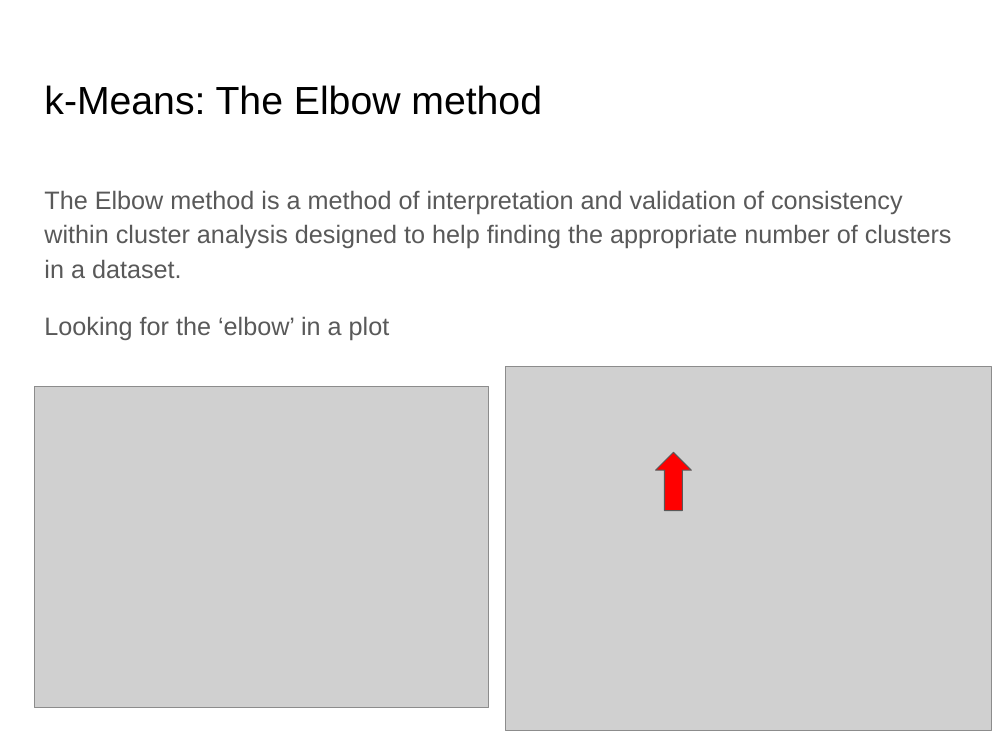
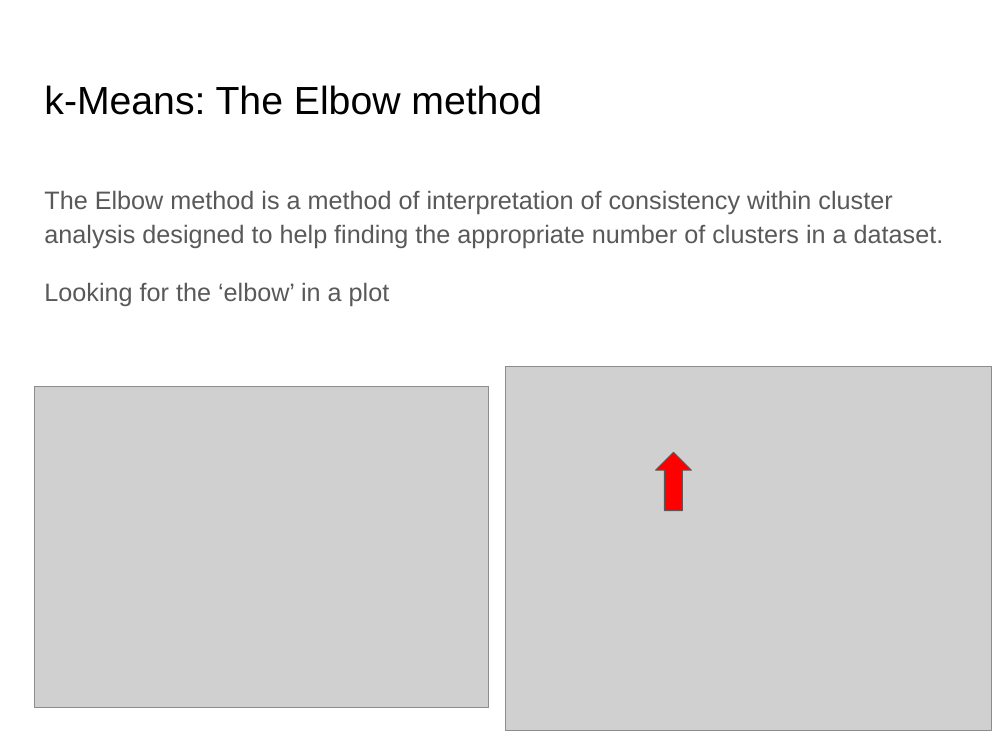
Before and after one commit to lutzhamel/CSC310, a slide deck: slide 10 of notes/17-unsupervised-learning.pptx (slide 11 before the commit). Drawn at 1008x756 pixels with LibreOffice and Linux fonts; fonts in the diff are those of the drawing; grey boxes stand for pictures. Boxes give left, top, right and bottom in pixels: in the first picture for what was removed or moved away, otherwise in the second. Text is boxed around its words. In the diff, an @@ line names an element or a change of style, - is before the commit and + after.

```diff
--- a/notes/17-unsupervised-learning.pptx
+++ b/notes/17-unsupervised-learning.pptx
@@ text at box(44, 190, 944, 248): text changed @@
-The Elbow method is a method of interpretation and validation of consistency within cluster analysis designed to help finding the appropriate number of clusters in a dataset.
+The Elbow method is a method of interpretation of consistency within cluster analysis designed to help finding the appropriate number of clusters in a dataset.
```
Also in this commit, not shown: 9 other slides changed, 1 slide added, 2 slides removed, 2 other files.
